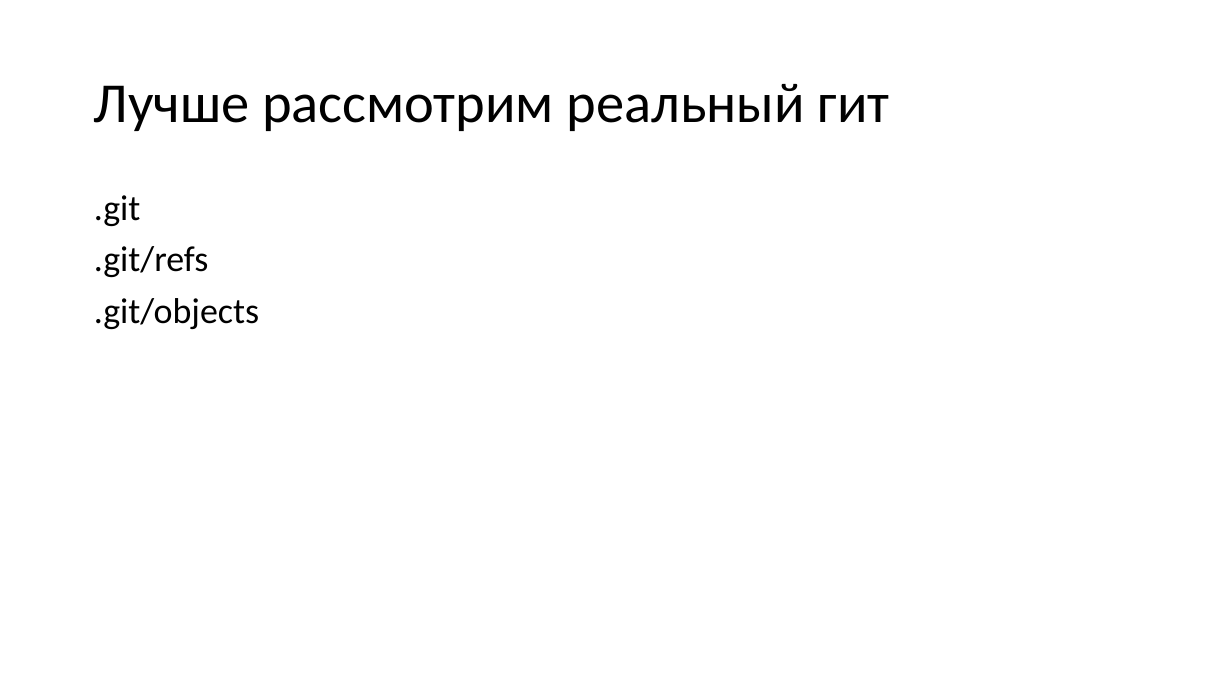
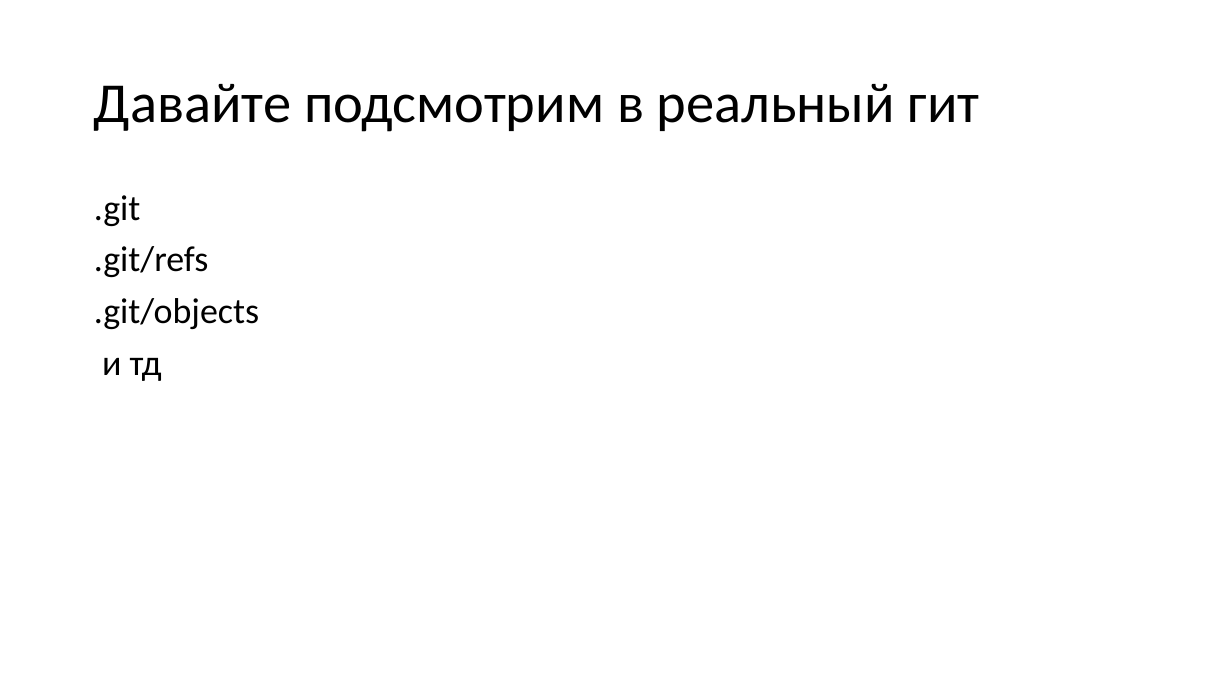
Before and after one commit to dzmitry-varabei/front-end-course, a slide deck: slide 53 of git-commit-code-review/Presentation1.pptx (slide 46 before the commit). Drawn at 1232x693 pixels with LibreOffice and Linux fonts; fonts in the diff are those of the drawing. Boxes give left, top, right and bottom in pixels: in the first picture for what was removed or moved away, otherwise in the second. Text is boxed around its words. In the diff, an @@ line names an element or a change of style, - is before the commit and + after.

```diff
--- a/git-commit-code-review/Presentation1.pptx
+++ b/git-commit-code-review/Presentation1.pptx
@@ title at (94,84,980,132): text changed @@
-Лучше рассмотрим реальный гит
+Давайте подсмотрим в реальный гит
@@ text at (102,358,162,381): paragraph added @@
+и тд
```
Also in this commit, not shown: 11 other slides changed, 10 slides added, 5 slides removed, 3 other files.
